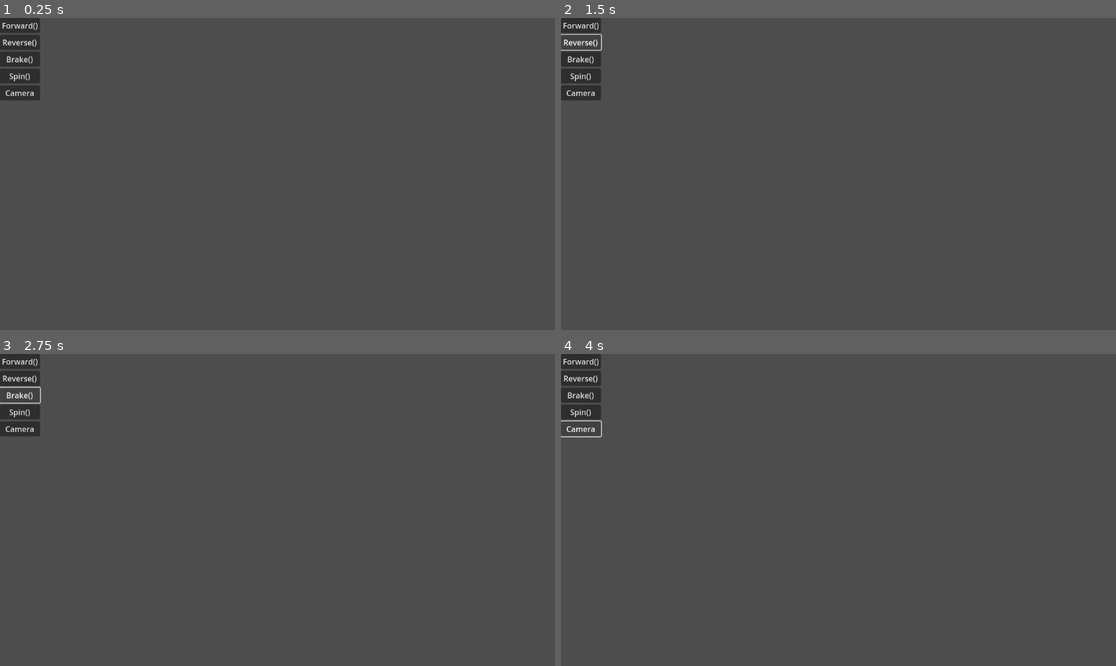
Above: before the commit, frames 1-4 (two rows, left to right).
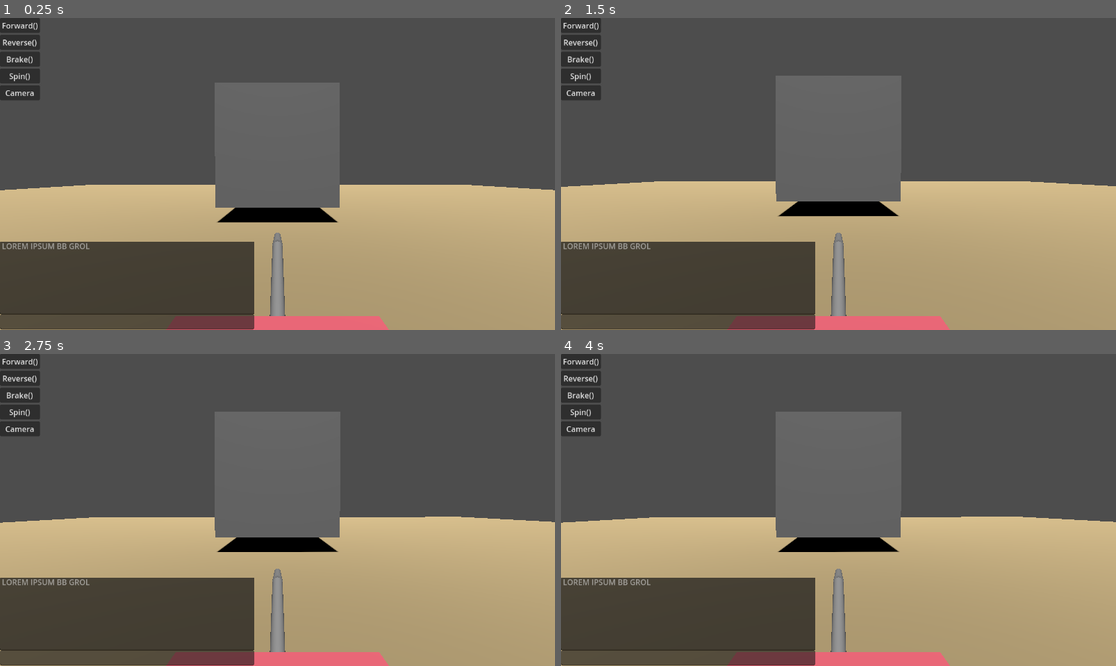
Above: after the commit, the same moments.

Repository: PandorasGit/RoverGame
Game: Godot game, scene res://DevRoom.tscn
Two runs of this game, one before a commit and one after it. Both use one fixed random seed, a clock stepped at 60 frames per second and the inputs below.
Inputs:
- Up to frame 1 (0.25 s): no input
- Up to frame 2 (1.5 s): click "Forward()" at 0.5 s; click "Reverse()" at 1.25 s
- Up to frame 3 (2.75 s): click "Brake()" at 2 s
- Up to frame 4 (4 s): click "Spin()" at 2.75 s; click "Camera" at 3.5 s

The runs differ from the first frame. In frame 1, 43% of the frame differs, in the area x 0-100%, y 20-100%; in frame 2, 45%; in frame 3, 45%; in frame 4, 45%, in the area x 0-100%, y 18-100%.

Commit message:
Restore dependancies in dev room

Diff:
--- a/project/DevRoom.tscn
+++ b/project/DevRoom.tscn
@@ -1,8 +1,8 @@
 [gd_scene load_steps=9 format=3 uid="uid://dd745tikdvt8i"]
 
 [ext_resource type="PackedScene" uid="uid://c0sve2nlpfc2" path="res://debug.tscn" id="2_7ejls"]
-[ext_resource type="PackedScene" uid="uid://dmgb7hl5nyact" path="res://console.tscn" id="3_jfymj"]
-[ext_resource type="PackedScene" path="res://Rover/rover.tscn" id="3_xwqu1"]
+[ext_resource type="PackedScene" uid="uid://ku2ktx5wi7fd" path="res://console/console.tscn" id="2_240b5"]
+[ext_resource type="PackedScene" uid="uid://uq3ixol30lfo" path="res://Rover/rover.tscn" id="3_xwqu1"]
 
 [sub_resource type="StandardMaterial3D" id="StandardMaterial3D_dqf4j"]
 albedo_color = Color(0.686275, 0.603922, 0.435294, 1)
@@ -55,9 +55,9 @@
 [node name="CollisionShape3D" type="CollisionShape3D" parent="Obstacle2"]
 shape = SubResource("BoxShape3D_j1tim")
 
-[node name="console" parent="." instance=ExtResource("3_jfymj")]
+[node name="console" parent="." instance=ExtResource("2_240b5")]
 
 [node name="rover" parent="." instance=ExtResource("3_xwqu1")]
-transform = Transform3D(1, 0, 0, 0, 1, 0, 0, 0, 1, 0, 1.82767, 0)
+transform = Transform3D(1, 0, 0, 0, 1, 0, 0, 0, 1, 0, 2.10697, 5.43706)
 
 [editable path="debug"]
